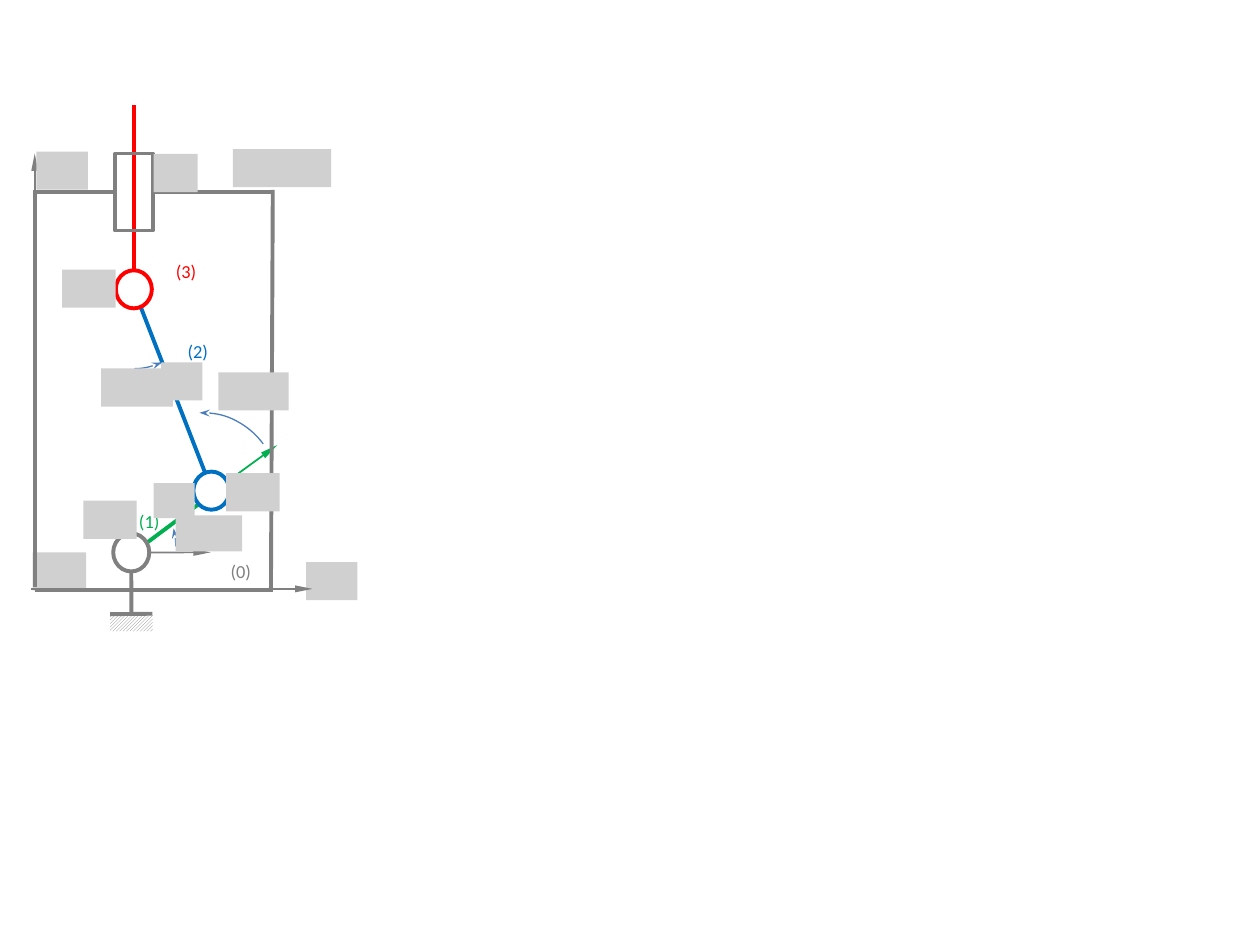
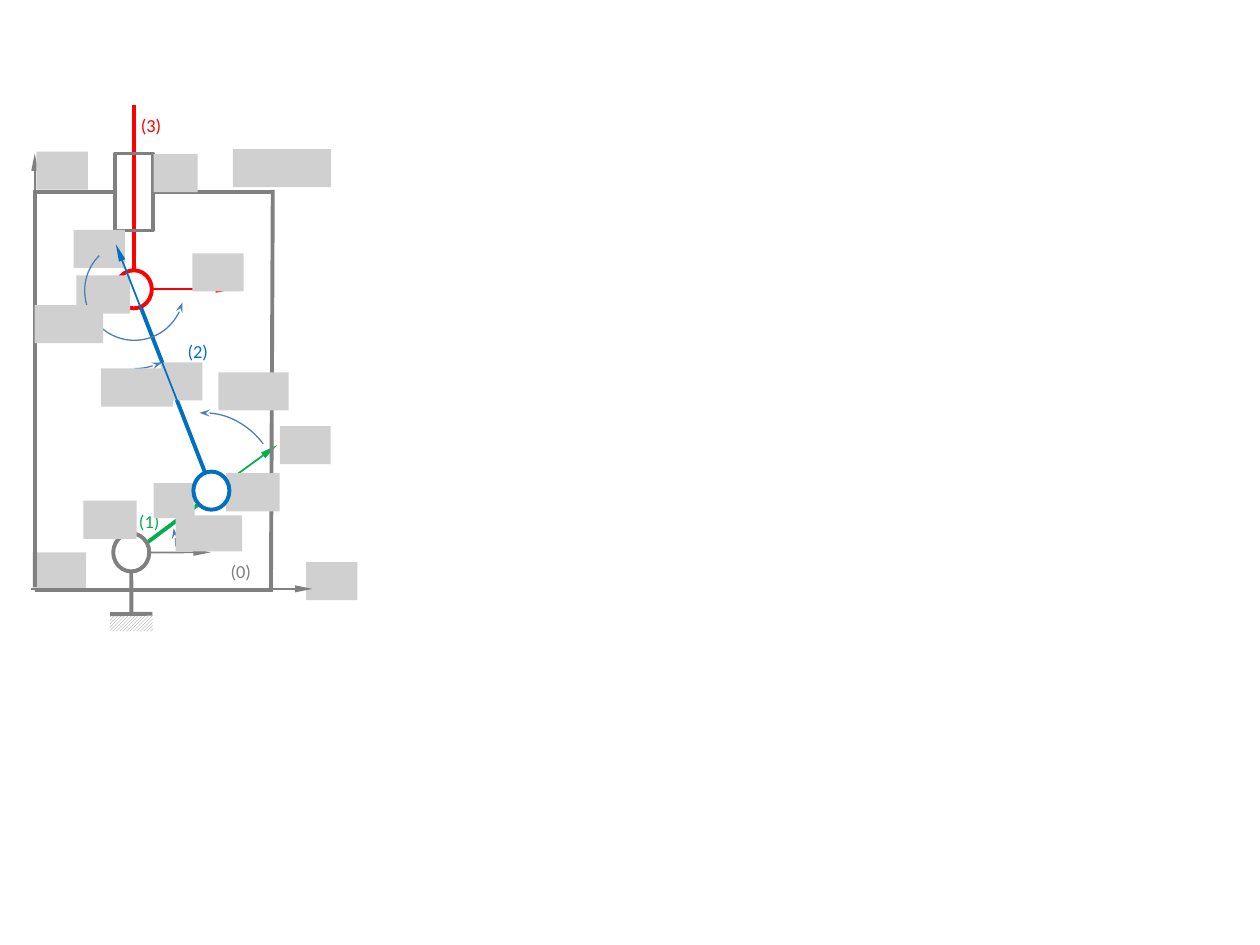
Before and after one commit to xpessoles/CI_03_EtudeCinematique, a slide deck: slide 4 of 04_ChainesFermees/Cours/png/Figure.pptx. Drawn at 1260x945 pixels with LibreOffice and Linux fonts; fonts in the diff are those of the drawing; grey boxes stand for pictures. Boxes give left, top, right and bottom in pixels: in the first picture for what was removed or moved away, otherwise in the second. Text is boxed around its words. In the diff, an @@ line names an element or a change of style, - is before the commit and + after.

```diff
--- a/04_ChainesFermees/Cours/png/Figure.pptx
+++ b/04_ChainesFermees/Cours/png/Figure.pptx
@@ text "(3)" moved from (x1=176, y1=264, x2=196, y2=281) to (x1=141, y1=118, x2=161, y2=135) @@
@@ picture added at (x1=73, y1=229, x2=125, y2=267) @@
@@ arc (boxed as its full ellipse) added at (x1=84, y1=241, x2=184, y2=340), outline #4B7EBC 0.75 pt @@
@@ arrow added from (213, 493) to (116, 244), #0070C0 1 pt @@
@@ picture added at (x1=193, y1=253, x2=244, y2=291) @@
@@ picture moved from (x1=62, y1=270, x2=116, y2=307) to (x1=77, y1=276, x2=131, y2=314) @@
@@ arrow added from (152, 290) to (233, 290), #FF0000 1 pt @@
@@ picture added at (x1=35, y1=305, x2=103, y2=343) @@
@@ picture added at (x1=280, y1=426, x2=330, y2=464) @@
```
Also in this commit, not shown: 10 other files.
